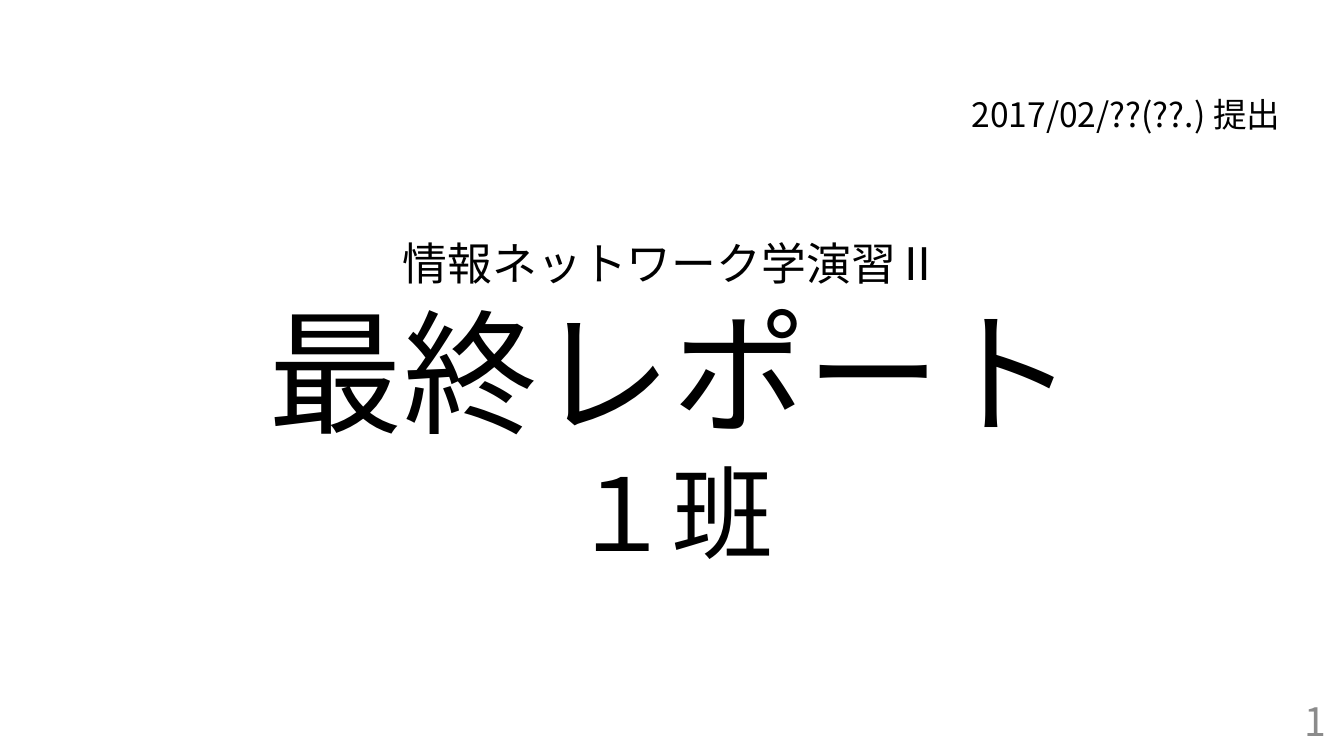
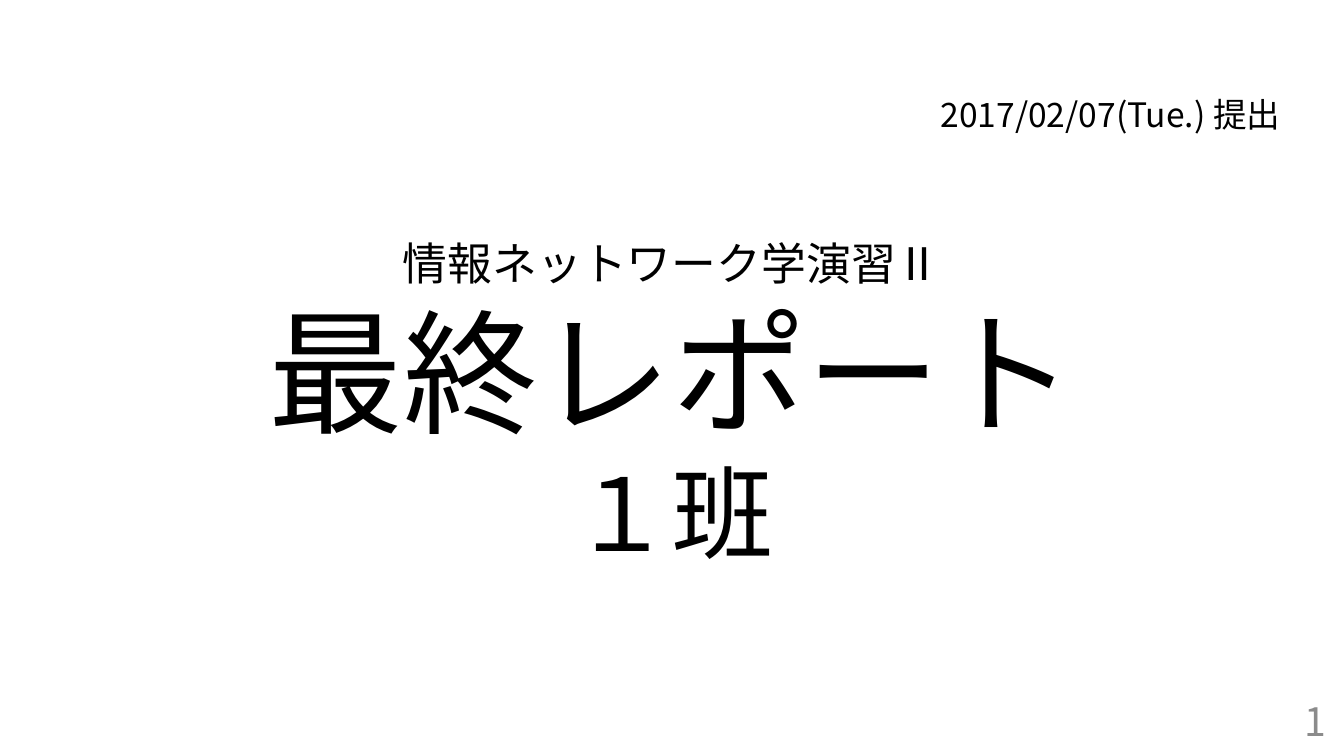
Before and after one commit to handai-trema/IaaS-team-1, a slide deck: slide 1 of FinalReport_team1.pptx. Drawn at 1344x756 pixels with LibreOffice and Linux fonts; fonts in the diff are those of the drawing. Boxes give left, top, right and bottom in pixels: in the first picture for what was removed or moved away, otherwise in the second. Text is boxed around its words. In the diff, an @@ line names an element or a change of style, - is before the commit and + after.

```diff
--- a/FinalReport_team1.pptx
+++ b/FinalReport_team1.pptx
@@ text at [941, 98, 1280, 134]: text changed @@
-2017/02/??(??.) 提出
+2017/02/07(Tue.) 提出
```
Also in this commit, not shown: 3 other slides changed.
